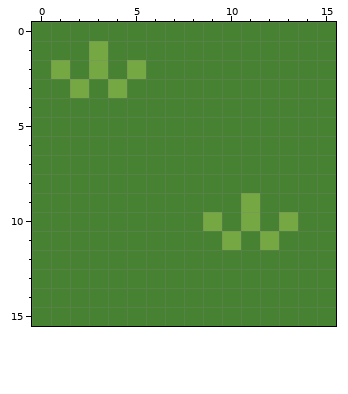
Pixel-art file: Assets/Entwurf/Grass.aseprite. The picture above was drawn from the file before the commit.
16x16 pixels, 1 frame.
Now the later version:
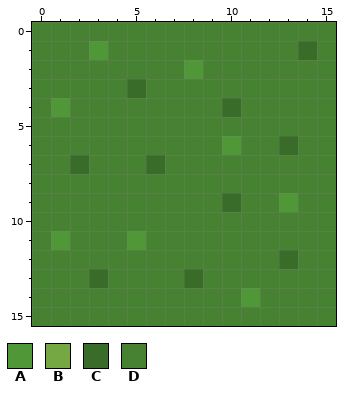
Palette (. is transparent): A #509738  B #75a743  C #396c28  D #468232
The edit:
The edit turns colour B into colour A in row 1 at x 3.
The edit turns colour D into colour A in row 2 at x 8; in row 4 at x 1; in row 6 at x 10; in row 9 at x 13; in row 11 at x 1 and 5; in row 14 at x 11.
The edit turns colour D into colour C in row 1 at x 14; in row 3 at x 5; in row 4 at x 10; in row 6 at x 13; in row 7 at x 2 and 6; in row 9 at x 10.
The edit turns colour D into colour C in row 12 at x 13; in row 13 at x 3 and 8.
The edit turns colour B into colour D in row 2 at x 1, 3 and 5; in row 3 at x 2 and 4; in row 9 at x 11; in row 10 at x 9, 11 and 13; in row 11 at x 10 and 12.
Boxes around the changes in both pictures, in picture pixels (x1, y1, x2, y2):
changed: (51, 41, 317, 307)
